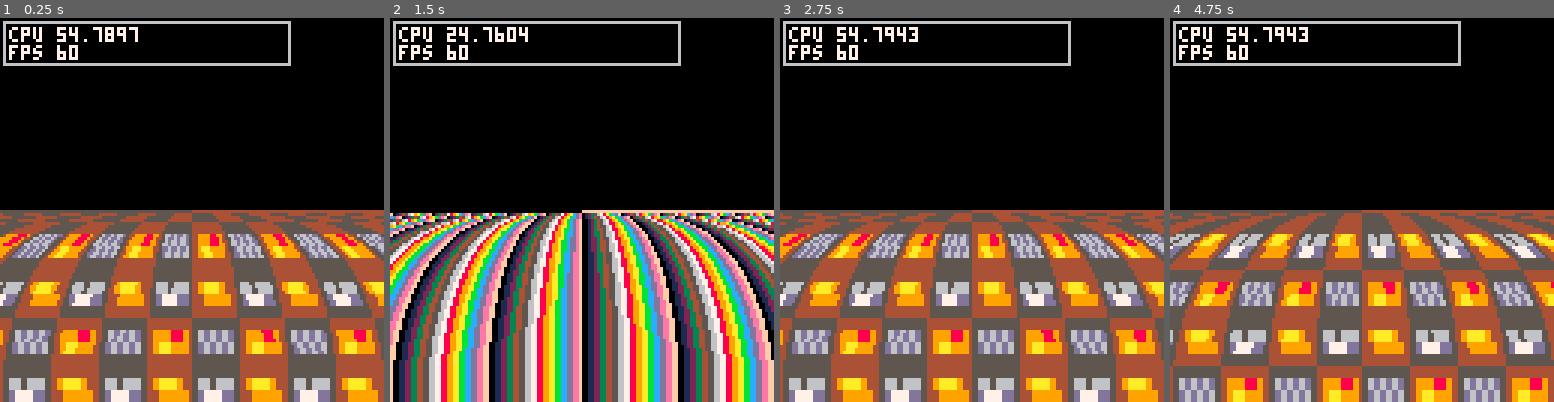
Above: before the commit, frames 1-4 (left to right).
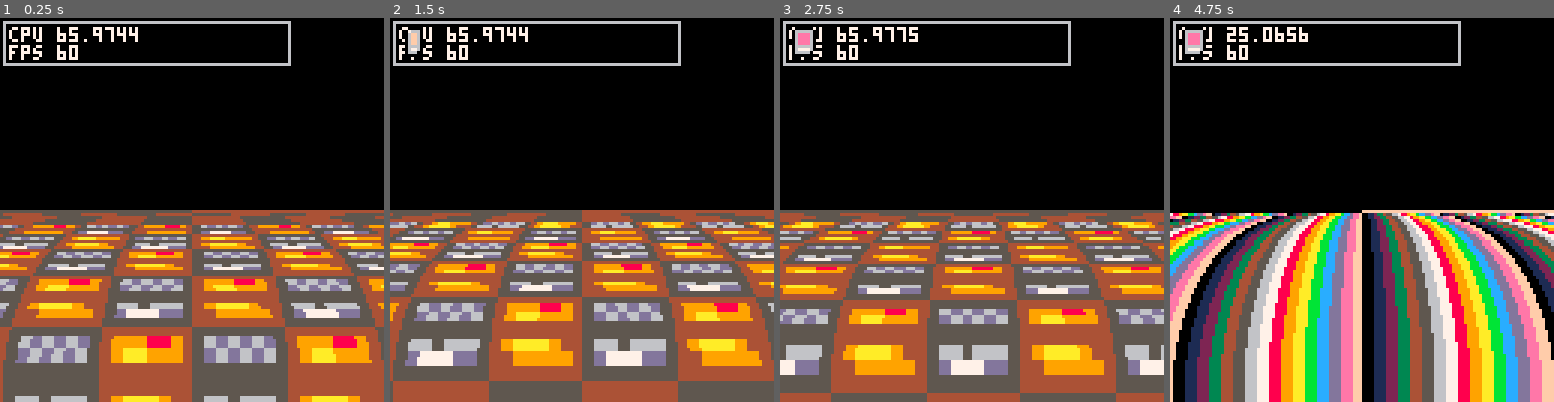
Above: after the commit, the same moments.

Repository: Shfty/carts
Game: PICO-8 cartridge linescrolling/palettescroll.p8
Two runs of this game, one before a commit and one after it. Both use one fixed random seed, a clock stepped at 60 frames per second and the inputs below.
Inputs:
- Up to frame 1 (0.25 s): no input
- Up to frame 2 (1.5 s): tap O (Z key) at 0.33, 0.7, 1.43 s; tap X (X key) at 1.07 s
- Up to frame 3 (2.75 s): hold Left 1.97-2.37 s; tap X (X key) at 2.07, 2.4, 2.73 s; tap O (Z key) at 2.22 s; hold Down from 2.42 s (still down)
- Up to frame 4 (4.75 s): release Down at 2.82 s; hold Right 2.87-3.53 s; tap X (X key) every 0.33 s from 3.07 to 4.73 s; tap O (Z key) at 3.1, 3.98 s; hold Up 3.58-4.08 s; hold Right 4.13-4.53 s; hold Down from 4.58 s (still down)

The runs differ from the first frame. In frame 1, 36% of the frame differs, in the area x 0-100%, y 2-100%; in frame 2, 47%; in frame 3, 39%; in frame 4, 48%.

Commit message:
Iterate on palletescroll

Diff:
--- a/linescrolling/palettescroll.p8
+++ b/linescrolling/palettescroll.p8
@@ -54,118 +54,216 @@
 	end
 end
 -->8
-update_palfield = true
-write_palfield = false
-draw_palfield = false
-
-scrollx = 0
-scrolly = 0
-
-function _init()
-	if update_palfield then
-		gen_palfield(
-			64,64,
-			write_palfield
+-- palfield
+
+-- config
+palfield_py = 64
+palfield_ph = 64
+
+function scroll_palfield(y,ph)
+		return 0
+end
+
+function scale_palfield(y,ph)
+		local ny = y/ph
+		local sc = sin(ny/4-0.5)^0.25
+		sc *= 4
+		return sc
+end
+
+-- public
+function gen_palfield()
+	for y=0,palfield_ph do
+		write_palfield(
+			y,
+			palfield_py,
+			palfield_ph
 		)
 	end
 end
 
-function gen_palfield(py,ph,w)
-	local w = w or false
-
-	for y=0,ph do
-		for x=0,127 do
-			local ly = y/ph
-
-			local sc = scale_palfield(ly)
-
-			local lx = x
-			lx -= 64
-			lx /= sc
-			lx += 64
-
-			local c = lx
-			sset(x,y+py,c)
-		end
-	end
-
-	if w then
+function config_palfield(py,ph)
+ palfield_py = py or 64
+ palfield_ph = ph or 64
+end
+
+function cstart_palfield()
+ c_palfield = cocreate(
+ 	c_gen_palfield
+ )
+end
+
+function ctick_palfield()
+ if c_palfield == nil then
+ 	return
+ end
+
+	if costatus(c_palfield) != "dead" then
+		assert(coresume(c_palfield))
+	end
+end
+
+function store_palfield()
 		cstore(0x0,0x0,0x2000)
-	end
-end
-
-function scale_palfield(y)
-		local sc = sin(y/4-0.5)^0.25
-		sc *= 2
-		return sc
-end
-
-function _update60()
-	if btn(0) then
-		scrollx -= 1
-	end
-
-	if btn(1) then
-		scrollx += 1
-	end
-
-	if btn(2) then
-		scrolly -= 0.5
-	end
-
-	if btn(3) then
-		scrolly += 0.5
-	end
-
-	if btnp(4) then
-		draw_palfield =
-			not draw_palfield
-	end
-
-	scrolly += 1
-end
-
-function _draw()
-	cls()
-
-	for y=64,127 do
-		scanline(y)
-	end
-
-	draw_perfhud()
-end
-
-function scanline(y)
-	set_pal(scrollx,y+scrolly)
-	sspr(0,y,128,1,0,y)
-end
-
-function set_pal(x,y)
-	for c=0,15 do
-		if not draw_palfield then
-			pal(c-x,sget(uv(c,y)))
-		end
-		palt(c,false)
-	end
-end
-
-function uv(c,y)
-	return uv_x(c,y),uv_y(c,y)
-end
-
-function uv_x(c,y)
+end
+
+-- private
+c_palfield = nil
+
+function c_gen_palfield()
+	for y=0,palfield_ph do
+		write_palfield(
+			y,
+			palfield_py,
+			palfield_ph
+		)
+		yield()
+	end
+end
+
+function write_palfield(y,py,ph)
+	for x=0,127 do
+
+		local tr =
+			scroll_palfield(y,ph)
+
+		local sc =
+			scale_palfield(y,ph)
+
+		local lx = x
+		lx -= 64
+		lx += tr
+		lx /= sc
+		lx += 64
+
+		local c = lx
+		sset(x,y+py,c)
+	end
+end
+-->8
+-- palettescroll
+
+-- config
+vis_palfield = false
+
+function uv_x(c,y,sx)
 	local ux = c
+	ux += sx
 	ux %= 16
 	ux += 8
 	return ux
 end
 
-function uv_y(c,y)
-	local uy = y/4
+function uv_y(c,y,sy)
+	local ly = y/palfield_ph
+	local uy = y
+	uy /= 0.8-ly
+	uy += sy
+	uy /= 4
 	uy %= 16
 	return uy
 end
 
+-- public
+function draw_palfield(y,sx,sy)
+	local y = y or 0
+
+ local s = palfield_py
+ local e = s + palfield_ph
+ local oy = y
+	for iy=s,e do
+		scan_palfield(
+			iy,
+			oy,
+			sx,
+			sy
+		)
+
+		oy += 1
+	end
+end
+
+-- private
+function scan_palfield(iy,oy,sx,sy)
+	set_pal(iy,sx,sy)
+	sspr(0,iy,128,1,0,oy)
+end
+
+function set_pal(y,sx,sy)
+	for c=0,15 do
+		if not vis_palfield then
+			pal(c,sget(uv(c,y,sx,sy)))
+		end
+		palt(c,false)
+	end
+end
+
+function uv(c,y,sx,sy)
+	return uv_x(c,y,sx),uv_y(c,y,sy)
+end
+-->8
+-- main
+
+update_palfield_sync = false
+update_palfield_async = false
+
+scrollx = 0
+scrolly = 0
+
+function _init()
+	if update_palfield_sync then
+		gen_palfield()
+	end
+
+	if update_palfield_async then
+		cstart_palfield()
+	end
+end
+
+function _update60()
+	ctick_palfield()
+
+	if btn(0) then
+		scrollx -= 0.5
+	end
+
+	if btn(1) then
+		scrollx += 0.5
+	end
+
+	if btn(2) then
+		scrolly -= 0.5
+	end
+
+	if btn(3) then
+		scrolly += 0.5
+	end
+
+	if btnp(4) then
+		vis_palfield =
+			not vis_palfield
+	end
+
+	if btnp(5) then
+		store_palfield()
+	end
+
+	scrolly -= 1
+end
+
+function _draw()
+	cls()
+
+	draw_palfield(
+		64,
+		scrollx,
+		scrolly
+	)
+
+	draw_perfhud()
+end
+
+
 
 
 
Not shown, changed: 63 lines of the sprite sheet (__gfx__) section of linescrolling/palettescroll.p8
